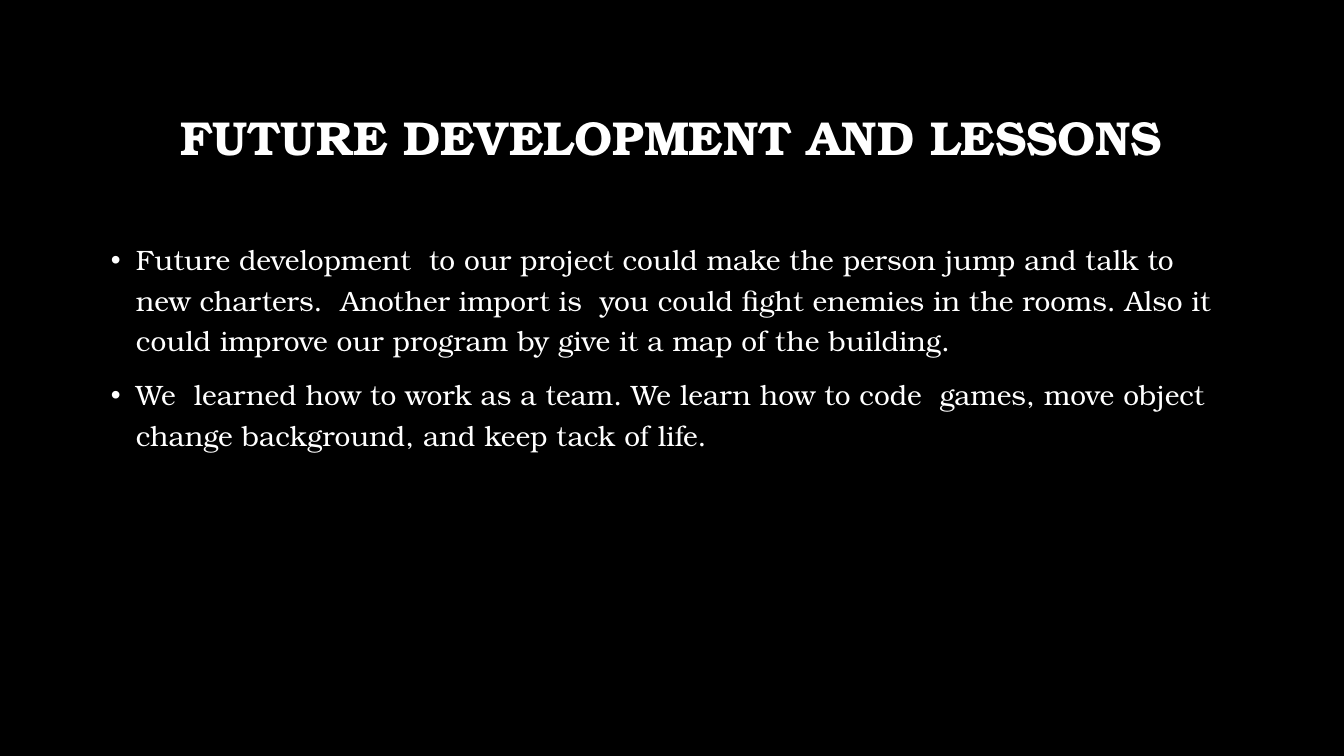
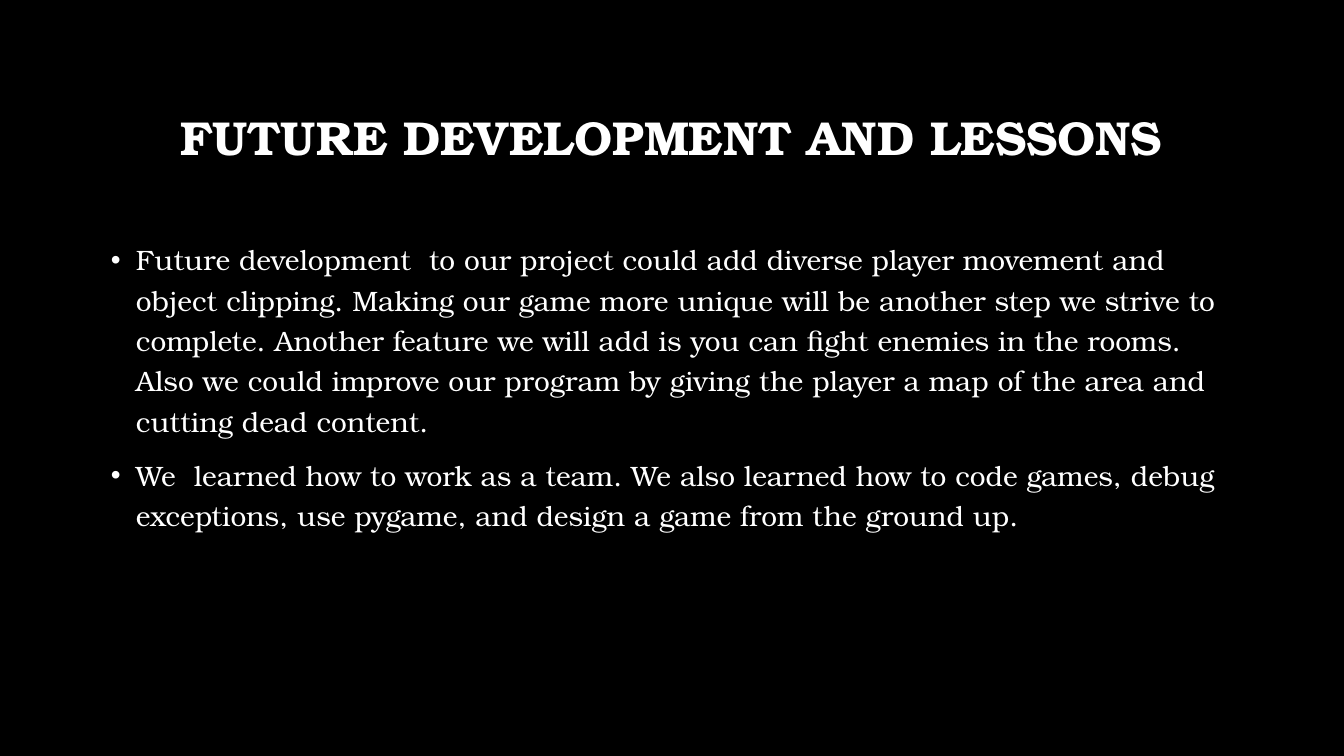
Before and after one commit to jacobryans/Final-Pi-Project, a slide deck: slide 8 of Raspberry Pi Final Project.pptx (slide 9 before the commit). Drawn at 1344x756 pixels with LibreOffice and Linux fonts; fonts in the diff are those of the drawing; background and template pictures are left out. Boxes give left, top, right and bottom in pixels: in the first picture for what was removed or moved away, otherwise in the second. Text is boxed around its words. In the diff, an @@ line names an element or a change of style, - is before the commit and + after.

```diff
--- a/Raspberry Pi Final Project.pptx
+++ b/Raspberry Pi Final Project.pptx
@@ text at [136,250,1215,533]: text changed @@
-• Future development to our project could make the person jump and talk to new charters. Another import is you could fight enemies in the rooms. Also it could improve our program by give it a map of the building.
-• We learned how to work as a team. We learn how to code games, move object change background, and keep tack of life.
+• Future development to our project could add diverse player movement and object clipping. Making our game more unique will be another step we strive to complete. Another feature we will add is you can fight enemies in the rooms. Also we could improve our program by giving the player a map of the area and cutting dead content.
+• We learned how to work as a team. We also learned how to code games, debug exceptions, use pygame, and design a game from the ground up.
```
Also in this commit, not shown: 5 other slides changed, 2 slides added, 3 slides removed, 2 other files.
